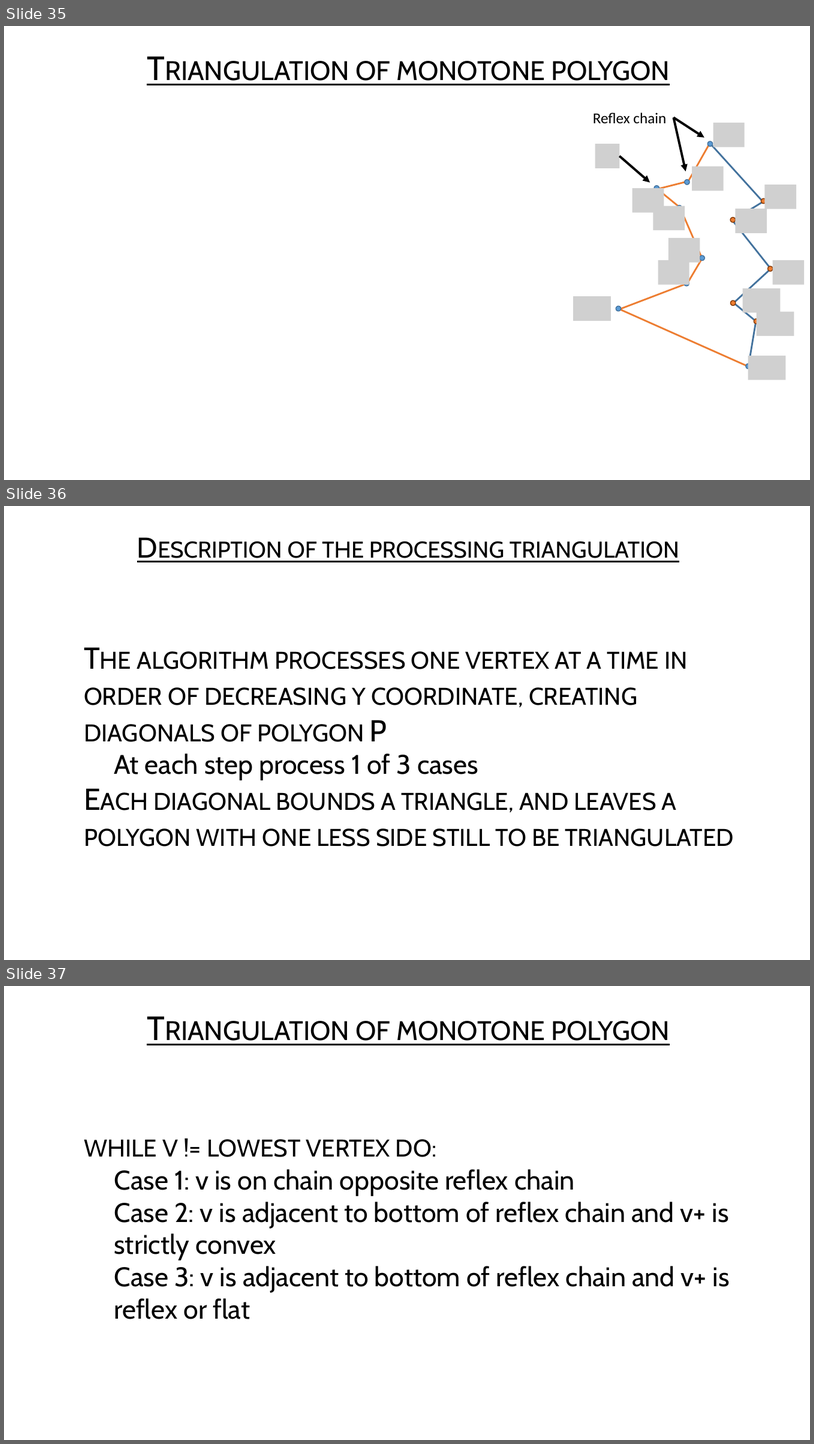
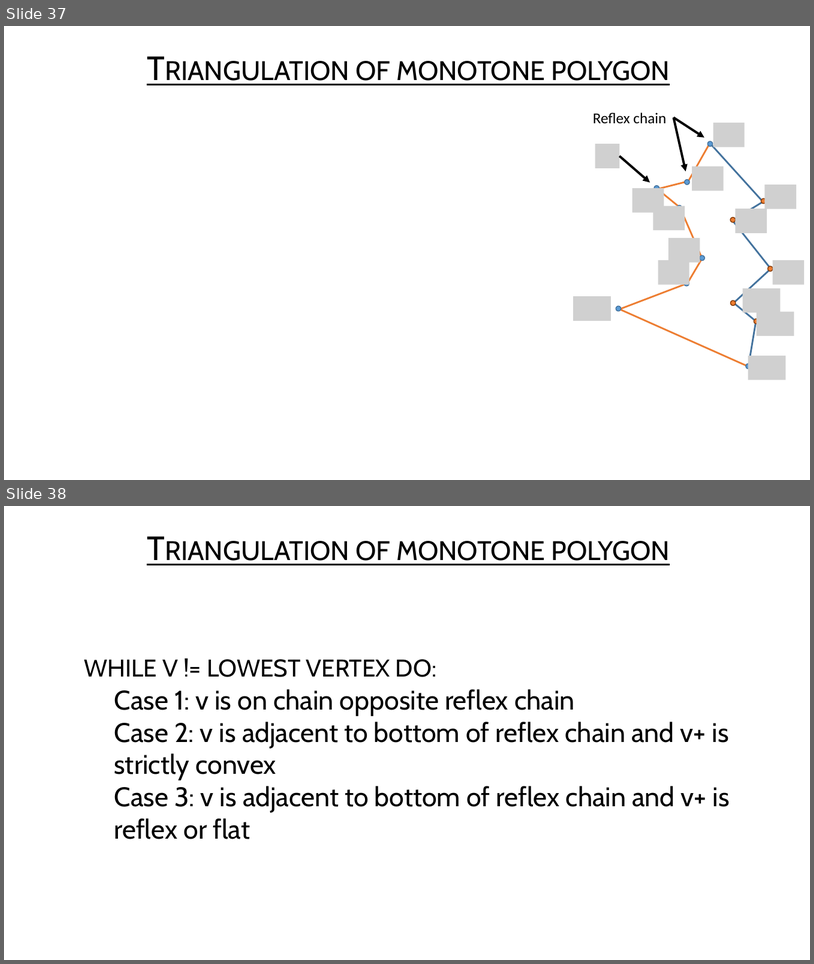
Before and after one commit to USFDataVisualization/Computational-Geometry-Lecture, a slide deck: L07-polygon_partitioning.pptx. Shown one above the other, each under a label of ours: slides 35, 36 and 37 before the commit, slides 37 and 38 after it. The pictures are 814x1444 and 814x964 pixels, drawn with LibreOffice and Linux fonts; fonts in the diff are those of the drawing; grey boxes stand for pictures; background and template pictures are left out. Boxes give left, top, right and bottom in pixels: in the first picture for what was removed or moved away, otherwise in the second. Text is boxed around its words. In the diff, an @@ line names an element or a change of style, - is before the commit and + after.

```diff
--- a/L07-polygon_partitioning.pptx
+++ b/L07-polygon_partitioning.pptx
@@ slide 36 removed at (4, 506, 810, 960), background #FFFFFF @@
@@ text removed at (288, 541, 680, 562) @@
-• Description of the processing triangulation
@@ text removed at (84, 651, 735, 846) @@
-• The algorithm processes one vertex at a time in order of decreasing y coordinate, creating diagonals of polygon P
-  • At each step process 1 of 3 cases
-• Each diagonal bounds a triangle, and leaves a polygon with one less side still to be triangulated
@@ what was slide 35 is now slide 37 @@
@@ what was slide 37 is now slide 38 @@
```
Also in this commit, not shown: 1 slide changed, 3 other slides removed, 1 other file.
